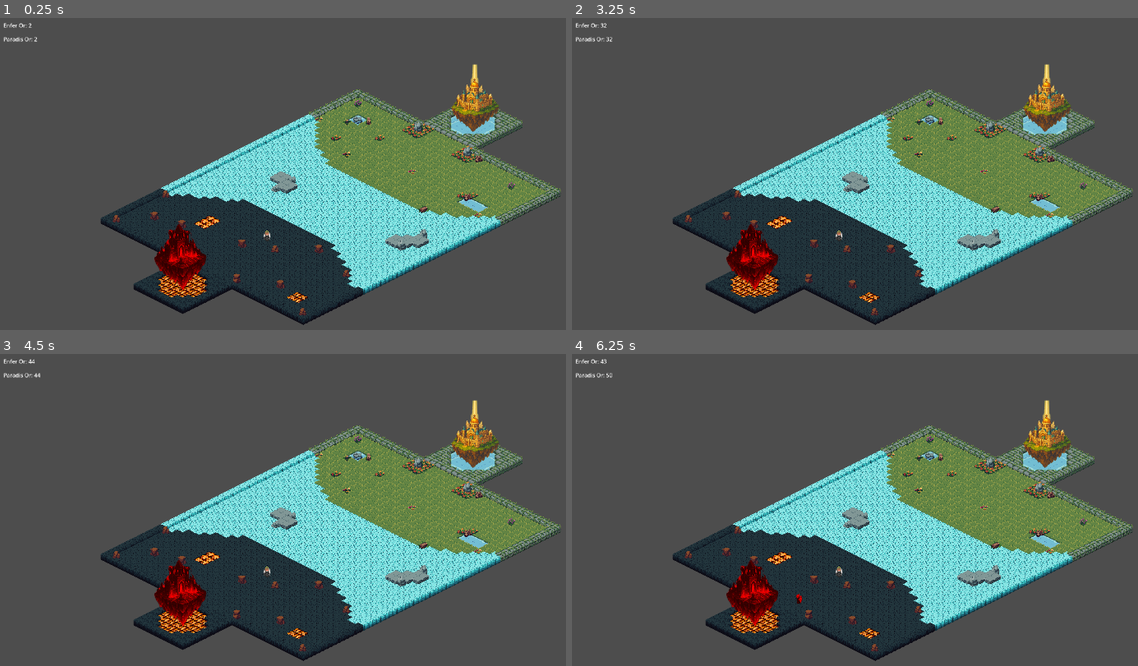
Above: before the commit, frames 1-4 (two rows, left to right).
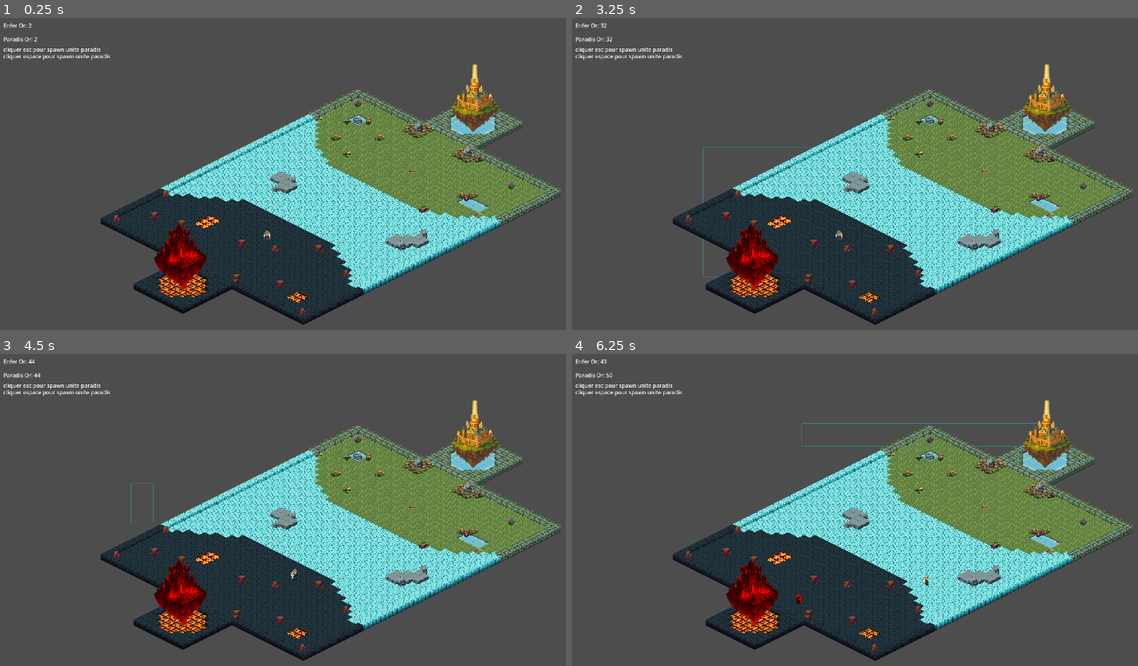
Above: after the commit, the same moments.

Repository: CorbeauBaptiste/Skyrage
Game: Godot game, scene res://world.tscn
The game is run twice, just before and just after one commit, with the same random seed, the same clock (stepped at 60 frames per second) and the same inputs.
Inputs (mouse positions are in pixels of both pictures, inside the frame that each line leads up to):
- Up to frame 1 (0.25 s): no input
- Up to frame 2 (3.25 s): tap Enter at 0.5 s; move the mouse to (1047, 183) at 0.52 s; right-click (1047, 183) at 0.6 s; click (1047, 183) at 0.67 s; drag from (770, 220) to (1041, 86) at 1.27 s; move the mouse to (968, 120) at 2.02 s; tap 2 at 2.1 s; click (968, 120) at 2.17 s; drag from (866, 276) to (702, 145) at 2.77 s
- Up to frame 3 (4.5 s): move the mouse to (526, 594) at 3.52 s; right-click (526, 594) at 3.6 s; click (526, 594) at 3.67 s; drag from (130, 481) to (198, 600) at 4.27 s
- Up to frame 4 (6.25 s): move the mouse to (934, 538) at 5.02 s; tap 2 at 5.1 s; click (934, 538) at 5.17 s; tap Space at 5.75 s; drag from (804, 447) to (1041, 422) at 5.77 s

The runs differ from the first frame. In frame 1, 0.3% of the frame differs, in the area x 0-20%, y 9-14%; in frame 2, 0.4%; in frame 3, 0.4%; in frame 4, 0.5%, in the area x 0-84%, y 9-75%.
Error before the commit: Invalid assignment of property or key 'selected' with value of type 'bool' on a base object of type 'TileMapLayer'. (res://world/world.gd:69)
Error after the commit: Invalid call. Nonexistent function 'get_side' in base 'TileMapLayer'. (res://unit/unit.gd:77)

Commit message:
ajout texte de debug pour spawn les unites

Diff:
--- a/world/world.gd
+++ b/world/world.gd
@@ -39,6 +39,18 @@
 	add_child(label_or_paradis)
 	base_paradis.gold_manager.gold_changed.connect(func(c, m): label_or_paradis.text = "Paradis Or: " + str(int(c)))
 
+
+	var label_help_paradis = Label.new()
+	label_help_paradis.position = Vector2(10, 80)
+	label_help_paradis.text = "cliquer esc pour spawn unite paradis"
+	add_child(label_help_paradis)
+
+
+	var label_help_enfer = Label.new()
+	label_help_enfer.position = Vector2(10, 100)
+	label_help_enfer.text = "cliquer espace pour spawn unite paradis"
+	add_child(label_help_enfer)
+
 func _unhandled_input(event: InputEvent) -> void:
 	if event is InputEventMouseButton and event.button_index == MOUSE_BUTTON_LEFT:
 		if event.pressed:
@@ -47,10 +59,10 @@
 				drag_start = event.position
 			else:
 				for item in selected:
-					if item.collider is Base:
-						continue
-					item.collider.target = event.position
-					item.collider.selected = false
+					var collider = item.collider
+					if collider is Unit:  # Fix : Seulement si Unit
+						collider.target = event.position
+						collider.selected = false
 				selected = []
 		elif dragging:
 			dragging = false
@@ -64,9 +76,11 @@
 			q.transform = Transform2D(0, (drag_end + drag_start) / 2)
 			selected = space.intersect_shape(q)
 			for item in selected:
-				if item.collider is Base:
-					continue
-				item.collider.selected = true
+				var collider = item.collider
+				if collider is Unit:
+					collider.selected = true
+				else:
+					print("Ignore collider non-Unit : ", collider.get_class())
 	if event is InputEventMouseMotion and dragging:
 		queue_redraw()
 
